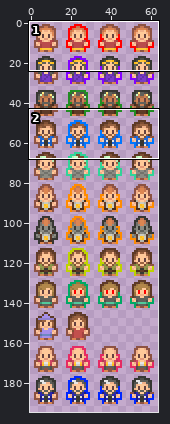
A sprite sheet gets an edit: assets/spritesheet/wizards.png. The first picture is a wide view before the edit; the outline marks the close-up.
Close-up. The starting point:
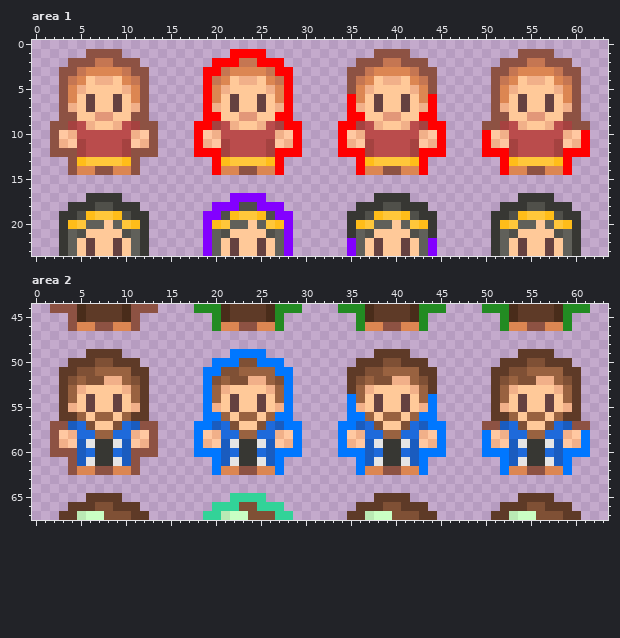
The file is 128x512 pixels, drawn in blocks of 2x2; one block is one cell here. Colours within 5 levels of each other are drawn and written as one. Shown: area 1: x 0..63, y 0..23; area 2: x 0..63, y 44..67. The wide view leaves out empty margins. The commit also changed other parts of the picture, which this record leaves out.
And afterwards:
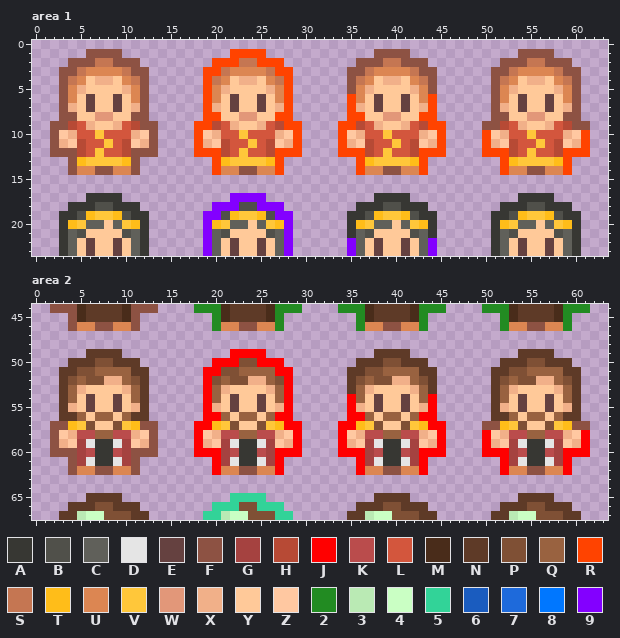
Palette (. is transparent): A #373733  B #50504a  C #60605a  D #e5e5e5  E #654140  F #8d5243  G #a54240  H #b74a35  J #ff0000  K #ba4c4c  L #d3563d  M #492c1a  N #5e3a27  P #7f5035  Q #996240  R #ff4300  S #c57652  T #ffbd19  U #dc8652  V #ffc73a  W #e29779  X #f1b089  Y #ffc999  Z #ffc8a1  2 #228b22  3 #baeab4  4 #caffc4  5 #32d398  6 #1a5cbf  7 #1e6adb  8 #0077ff  9 #8300ff
Change:
--- area 1
@@ x 0..63 @@
  0 ................................................................
- 1 ......FFFF............JJJJ............FFFF............FFFF......
- 2 ....FFFSSFFF........JJJSSJJJ........FFFSSFFF........FFFSSFFF....
- 3 ...FFSUUUUSFF......JJSUUUUSJJ......FFSUUUUSFF......FFSUUUUSFF...
- 4 ...FSUYXXYUSF......JSUYXXYUSJ......FSUYXXYUSF......FSUYXXYUSF...
- 5 ...FUXYYYYXUF......JUXYYYYXUJ......FUXYYYYXUF......FUXYYYYXUF...
- 6 ...FUYEYYEYUF......JUYEYYEYUJ......JUYEYYEYUJ......FUYEYYEYUF...
- 7 ...FXYEYYEYXF......JXYEYYEYXJ......JXYEYYEYXJ......FXYEYYEYXF...
- 8 ...FFYYWWYYFF......JJYYWWYYJJ......JJYYWWYYJJ......FFYYWWYYFF...
- 9 ..FFGKXYYXKGFF....JJGKXYYXKGJJ....JJGKXYYXKGJJ....FFGKXYYXKGFF..
-10 ..FZXKKKKKKXZF....JZXKKKKKKXZJ....JZXKKKKKKXZJ....JZXKKKKKKXZJ..
-11 ..FXZGKKKKGZXF....JXZGKKKKGZXJ....JXZGKKKKGZXJ....JXZGKKKKGZXJ..
-12 ..FFFGKKKKGFFF....JJJGKKKKGJJJ....JJJGKKKKGJJJ....JJJGKKKKGJJJ..
-13 ....FTVVVVTF........JTVVVVTJ........JTVVVVTJ........JTVVVVTJ....
-14 ....FUUFFUUF........JUUFFUUJ........JUUFFUUJ........JUUFFUUJ....
+ 1 ......FFFF............RRRR............FFFF............FFFF......
+ 2 ....FFFSSFFF........RRRSSRRR........FFFSSFFF........FFFSSFFF....
+ 3 ...FFSUUUUSFF......RRSUUUUSRR......FFSUUUUSFF......FFSUUUUSFF...
+ 4 ...FSUYXXYUSF......RSUYXXYUSR......FSUYXXYUSF......FSUYXXYUSF...
+ 5 ...FUXYYYYXUF......RUXYYYYXUR......FUXYYYYXUF......FUXYYYYXUF...
+ 6 ...FUYEYYEYUF......RUYEYYEYUR......RUYEYYEYUR......FUYEYYEYUF...
+ 7 ...FXYEYYEYXF......RXYEYYEYXR......RXYEYYEYXR......FXYEYYEYXF...
+ 8 ...FFYYWWYYFF......RRYYWWYYRR......RRYYWWYYRR......FFYYWWYYFF...
+ 9 ..FFHLXYYXLHFF....RRHLXYYXLHRR....RRHLXYYXLHRR....FFHLXYYXLHFF..
+10 ..FZXLLVLLLXZF....RZXLLVLLLXZR....RZXLLVLLLXZR....RZXLLVLLLXZR..
+11 ..FXZHLLVLHZXF....RXZHLLVLHZXR....RXZHLLVLHZXR....RXZHLLVLHZXR..
+12 ..FFFHLVLLHFFF....RRRHLVLLHRRR....RRRHLVLLHRRR....RRRHLVLLHRRR..
+13 ....FTVVVVTF........RTVVVVTR........RTVVVVTR........RTVVVVTR....
+14 ....FUUFFUUF........RUUFFUUR........RUUFFUUR........RUUFFUUR....
 15 ................................................................
--- area 2
@@ x 0..63 @@
 48 ................................................................
-49 ......NNNN............8888............NNNN............NNNN......
-50 ....NNNPPNNN........888PP888........NNNPPNNN........NNNPPNNN....
-51 ...NNPPQQQQNN......88PPQQQQ88......NNPPQQQQNN......NNPPQQQQNN...
-52 ...NPQPPXXQPN......8PQPPXXQP8......NPQPPXXQPN......NPQPPXXQPN...
-53 ...NQXYYYYXQN......8QXYYYYXQ8......NQXYYYYXQN......NQXYYYYXQN...
-54 ...NQYEYYEYQN......8QYEYYEYQ8......8QYEYYEYQ8......NQYEYYEYQN...
-55 ...NXYEYYEYXN......8XYEYYEYX8......8XYEYYEYX8......NXYEYYEYXN...
-56 ...NNQYQQYQNN......88QYQQYQ88......88QYQQYQ88......NNQYQQYQNN...
-57 ..FF67PYYP76FF....8867PYYP7688....8867PYYP7688....FF67PYYP76FF..
-58 ..FZX77QQ77XZF....8ZX77QQ77XZ8....8ZX77QQ77XZ8....8ZX77QQ77XZ8..
-59 ..FXZ6DAAD6ZXF....8XZ6DAAD6ZX8....8XZ6DAAD6ZX8....8XZ6DAAD6ZX8..
-60 ..FFF67AA76FFF....88867AA76888....88867AA76888....88867AA76888..
-61 ....F6DAAD6F........86DAAD68........86DAAD68........86DAAD68....
-62 ....FUUFFUUF........8UUFFUU8........8UUFFUU8........8UUFFUU8....
+49 ......NNNN............JJJJ............NNNN............NNNN......
+50 ....NNNPPNNN........JJJPPJJJ........NNNPPNNN........NNNPPNNN....
+51 ...NNPPQQQQNN......JJPPQQQQJJ......NNPPQQQQNN......NNPPQQQQNN...
+52 ...NPQPPXXQPN......JPQPPXXQPJ......NPQPPXXQPN......NPQPPXXQPN...
+53 ...NQXYYYYXQN......JQXYYYYXQJ......NQXYYYYXQN......NQXYYYYXQN...
+54 ...NQYEYYEYQN......JQYEYYEYQJ......JQYEYYEYQJ......NQYEYYEYQN...
+55 ...NXYEYYEYXN......JXYEYYEYXJ......JXYEYYEYXJ......NXYEYYEYXN...
+56 ...NNQYQQYQNN......JJQYQQYQJJ......JJQYQQYQJJ......NNQYQQYQNN...
+57 ..FFTVPYYPVTFF....JJTVPYYPVTJJ....JJTVPYYPVTJJ....FFTVPYYPVTFF..
+58 ..FZXKKQQKKXZF....JZXKKQQKKXZJ....JZXKKQQKKXZJ....JZXKKQQKKXZJ..
+59 ..FXZGDAADGZXF....JXZGDAADGZXJ....JXZGDAADGZXJ....JXZGDAADGZXJ..
+60 ..FFFGKAAKGFFF....JJJGKAAKGJJJ....JJJGKAAKGJJJ....JJJGKAAKGJJJ..
+61 ....FGDAADGF........JGDAADGJ........JGDAADGJ........JGDAADGJ....
+62 ....FUUFFUUF........JUUFFUUJ........JUUFFUUJ........JUUFFUUJ....
 63 ................................................................
Pixel boxes of the changes (left, top, right, bottom) in both close-ups:
changed: (194, 49, 302, 175)
changed: (338, 94, 590, 175)
changed: (68, 121, 140, 157)
changed: (194, 349, 302, 475)
changed: (338, 394, 590, 475)
changed: (68, 421, 140, 466)
